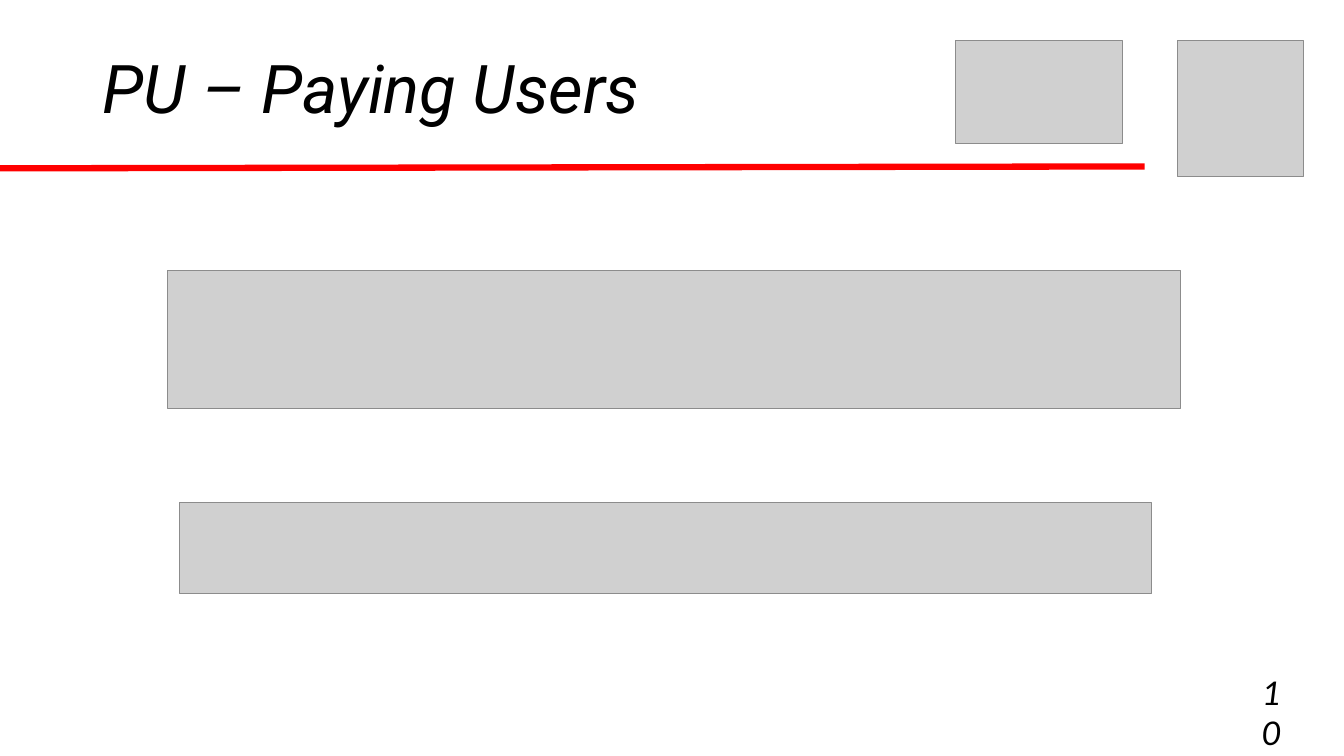
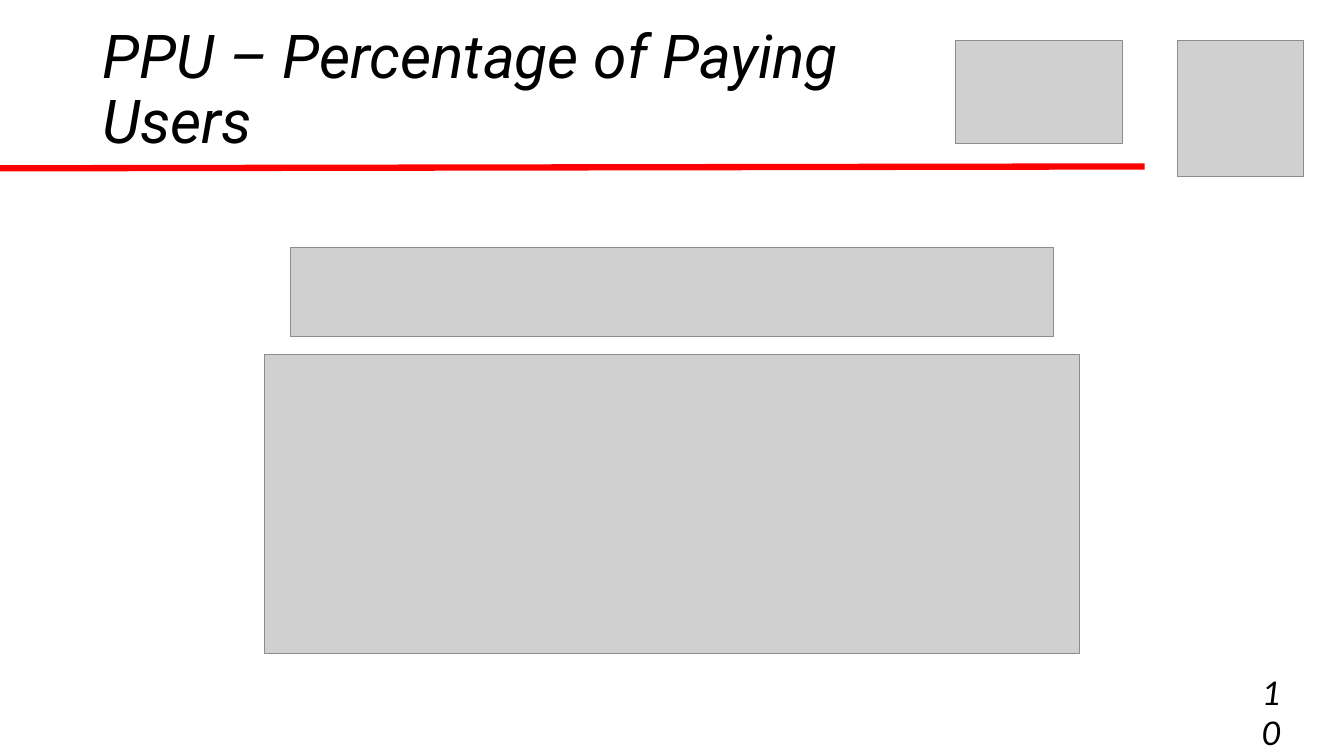
Before and after one commit to denisstasyev/database_course, a slide deck: slide 10 of Stasyev Denis/homework8/presentation/presentation.pptx. Drawn at 1344x756 pixels with LibreOffice and Linux fonts; fonts in the diff are those of the drawing; grey boxes stand for pictures. Boxes give left, top, right and bottom in pixels: in the first picture for what was removed or moved away, otherwise in the second. Text is boxed around its words. In the diff, an @@ line names an element or a change of style, - is before the commit and + after.

```diff
--- a/Stasyev Denis/homework8/presentation/presentation.pptx
+++ b/Stasyev Denis/homework8/presentation/presentation.pptx
@@ title at <box>102,32,837,144</box>: text changed; size 48 to 43.2 pt @@
-PU – Paying Users
+PPU – Percentage of Paying
+Users
@@ picture: place and size @@
-picture at <box>167,270,1181,408</box>
+picture at <box>290,247,1055,337</box>
@@ picture: place and size @@
-picture at <box>179,503,1152,594</box>
+picture at <box>265,355,1080,653</box>
```
Also in this commit, not shown: 7 other slides changed, 8 other files.
